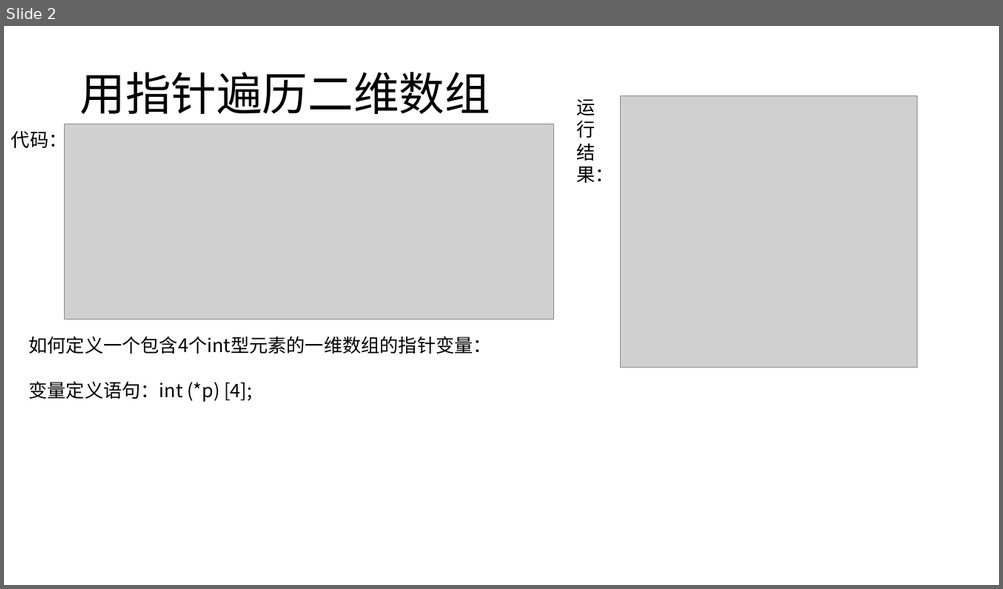
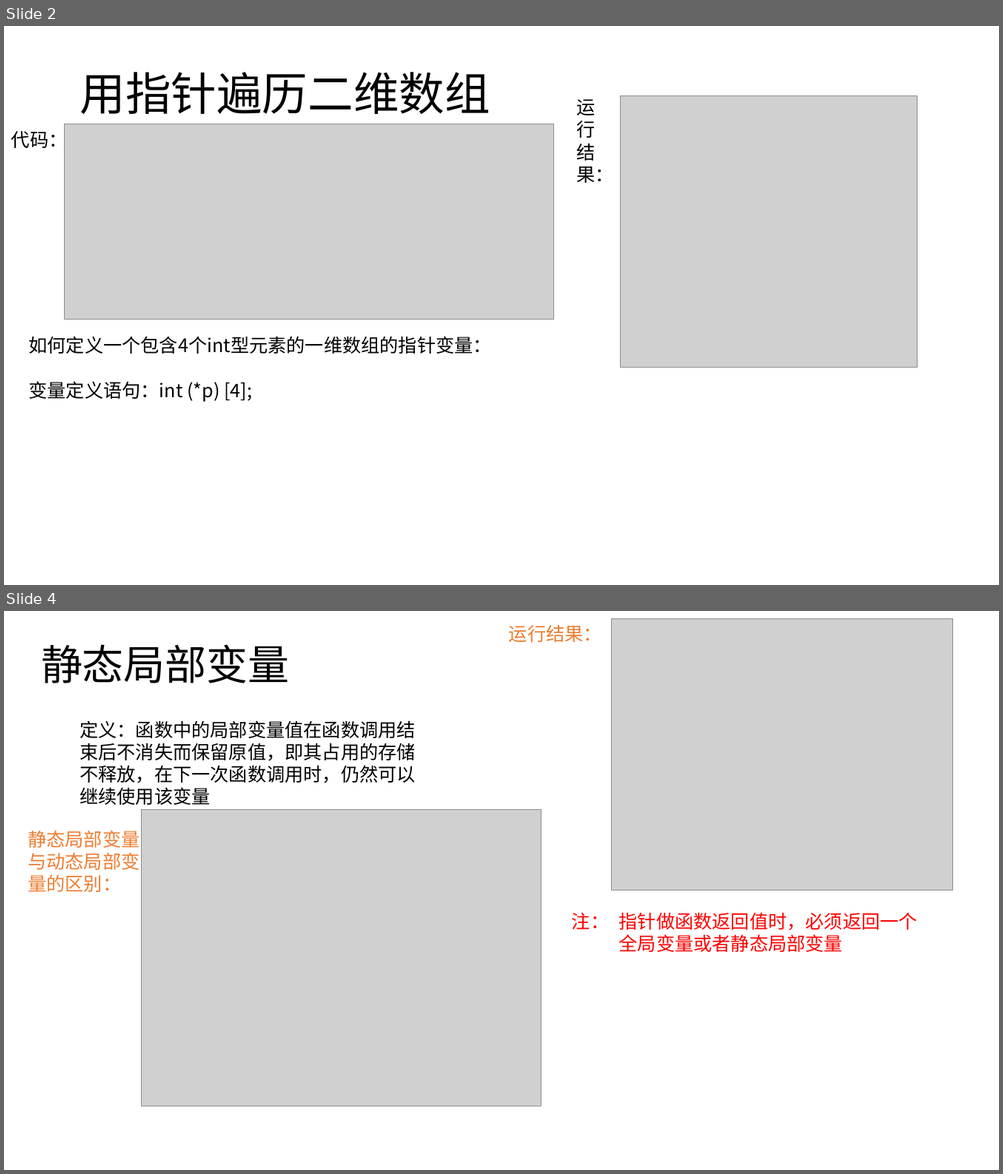
Before and after one commit to SSPUlearningteam1/ClanguagelearningPPT, a slide deck: 20181019-20181026-张雁君.pptx. Shown one above the other, each under a label of ours: slide 2 before the commit, slides 2 and 4 after it; the slides between them are not shown. The pictures are 1003x589 and 1003x1174 pixels, drawn with LibreOffice and Linux fonts; fonts in the diff are those of the drawing; grey boxes stand for pictures. Boxes give left, top, right and bottom in pixels: in the first picture for what was removed or moved away, otherwise in the second. Text is boxed around its words. In the diff, an @@ line names an element or a change of style, - is before the commit and + after.

```diff
--- a/20181019-20181026-张雁君.pptx
+++ b/20181019-20181026-张雁君.pptx
@@ slide 4 added at (4, 611, 999, 1170), background #FFFFFF @@
@@ text added at (509, 624, 602, 642), 18 pt, text #ED7D31 @@
+运行结果：
@@ picture added at (612, 618, 952, 890) @@
@@ title added at (41, 644, 290, 684), 40 pt, text #000000 @@
+静态局部变量
@@ text added at (79, 721, 415, 805), 18 pt, text #000000 @@
+定义：函数中的局部变量值在函数调用结束后不消失而保留原值，即其占用的存储不释放，在下一次函数调用时，仍然可以继续使用该变量
@@ picture added at (142, 809, 540, 1106) @@
@@ text added at (28, 830, 139, 892), 18 pt, text #ED7D31 @@
+静态局部变量与动态局部变量的区别：
@@ text added at (572, 913, 609, 930), 18 pt, text #FF0000 @@
+注：
@@ text added at (619, 912, 917, 952), 18 pt, text #FF0000 @@
+指针做函数返回值时，必须返回一个全局变量或者静态局部变量
```
Also in this commit, not shown: 1 other slide added, 1 slide removed.
